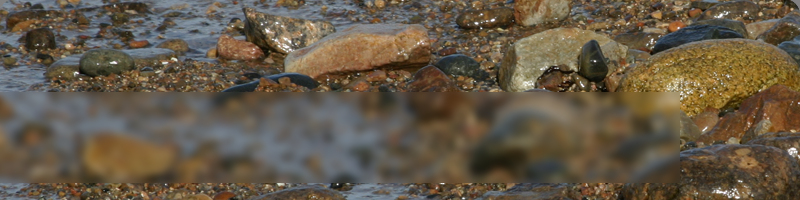
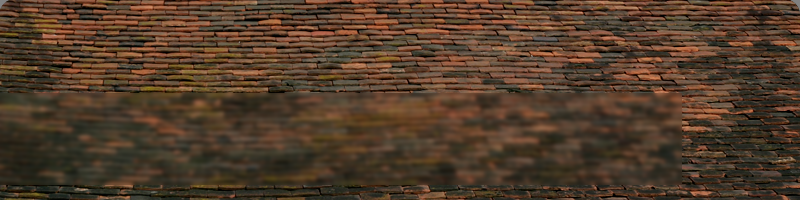
Layers edited between the first and the second w=800, h=200 image:
showed "Layer 6" over 0, 0, 800, 200
